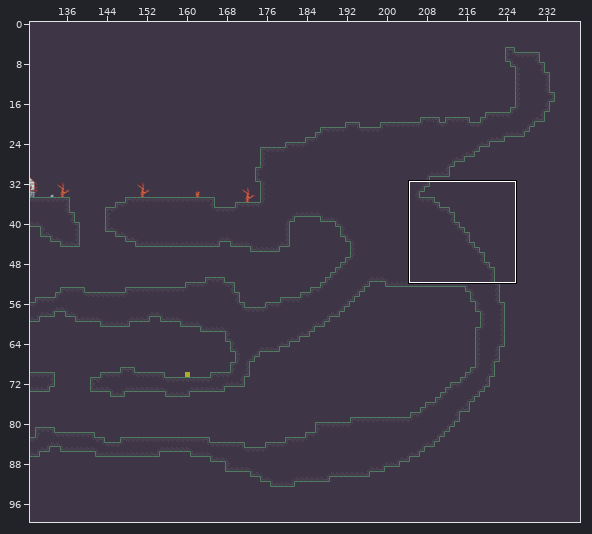
Tiled map, stored at Assets/Maps/Level0.tmx. The picture above shows the old version from afar; the outline marks the close-up.
Close-up. Old version:
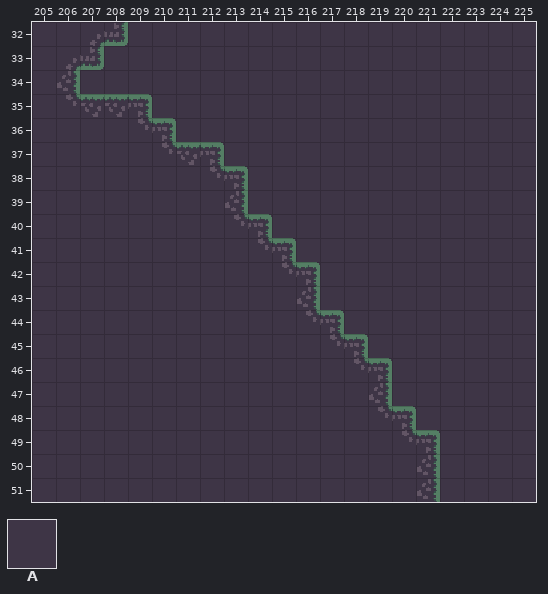
Cells are 16x16 px. Shown: x 205..225, y 32..51. The commit also changed other parts of the map, which this record leaves out.
Key: from "tileset": A 0.
_ is an empty cell, # one hidden under a higher layer.
Layers that did not change in this view are not listed.
Layer "Background1" before, first column x 205:
32 ###AAAAAAAAAAAAAAAAAA
33 ##AAAAAAAAAAAAAAAAAAA
34 ##AAAAAAAAAAAAAAAAAAA
35 ####AAAAAAAAAAAAAAAAA
36 #####AAAAAAAAAAAAAAAA
37 #######AAAAAAAAAAAAAA
38 ########AAAAAAAAAAAAA
39 #########AAAAAAAAAAAA
40 #########AAAAAAAAAAAA
41 ##########AAAAAAAAAAA
42 ###########AAAAAAAAAA
43 ############AAAAAAAAA
44 ############AAAAAAAAA
45 #############AAAAAAAA
46 ##############AAAAAAA
47 ###############AAAAAA
48 ###############AAAAAA
49 ################AAAAA
50 #################AAAA
51 #################AAAA
New version:
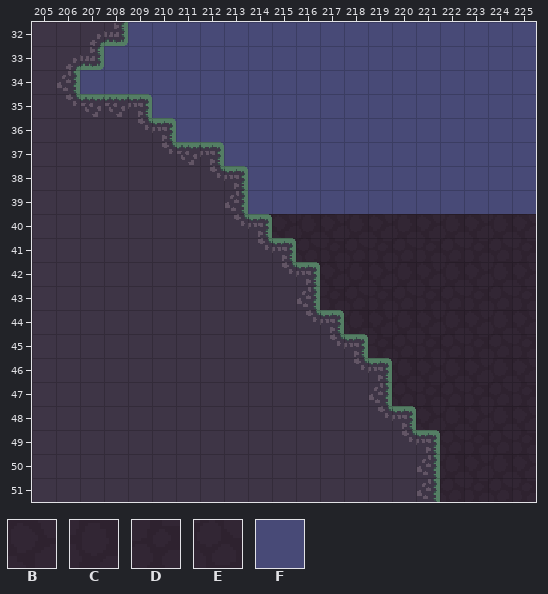
Further tiles: from "tileset": B 217, C 218, D 251, E 252, F 646.
Diff:
{"where": "layer \"Background1\""}
{"y":32,"x":209,"old":"AAAAAAAAAAAAAAAAA","new":"FFFFFFFFFFFFFFFFF"}
{"y":33,"x":208,"old":"AAAAAAAAAAAAAAAAAA","new":"FFFFFFFFFFFFFFFFFF"}
{"y":34,"x":207,"old":"AAAAAAAAAAAAAAAAAAA","new":"FFFFFFFFFFFFFFFFFFF"}
{"y":35,"x":210,"old":"AAAAAAAAAAAAAAAA","new":"FFFFFFFFFFFFFFFF"}
{"y":36,"x":211,"old":"AAAAAAAAAAAAAAA","new":"FFFFFFFFFFFFFFF"}
{"y":37,"x":213,"old":"AAAAAAAAAAAAA","new":"FFFFFFFFFFFFF"}
{"y":38,"x":214,"old":"AAAAAAAAAAAA","new":"FFFFFFFFFFFF"}
{"y":39,"x":214,"old":"AAAAAAAAAAAA","new":"FFFFFFFFFFFF"}
{"y":40,"x":215,"old":"AAAAAAAAAAA","new":"BCBCBCBCBCB"}
{"y":41,"x":216,"old":"AAAAAAAAAA","new":"EDEDEDEDED"}
{"y":42,"x":217,"old":"AAAAAAAAA","new":"BCBCBCBCB"}
{"y":43,"x":217,"old":"AAAAAAAAA","new":"DEDEDEDED"}
{"y":44,"x":218,"old":"AAAAAAAA","new":"CBCBCBCB"}
{"y":45,"x":219,"old":"AAAAAAA","new":"DEDEDED"}
{"y":46,"x":220,"old":"AAAAAA","new":"CBCBCB"}
{"y":47,"x":220,"old":"AAAAAA","new":"EDEDED"}
{"y":48,"x":221,"old":"AAAAA","new":"BCBCB"}
{"y":49,"x":222,"old":"AAAA","new":"EDED"}
{"y":50,"x":222,"old":"AAAA","new":"CBCB"}
{"y":51,"x":222,"old":"AAAA","new":"EDED"}
{"label":"changed","picture_box":[80,22,536,502]}
